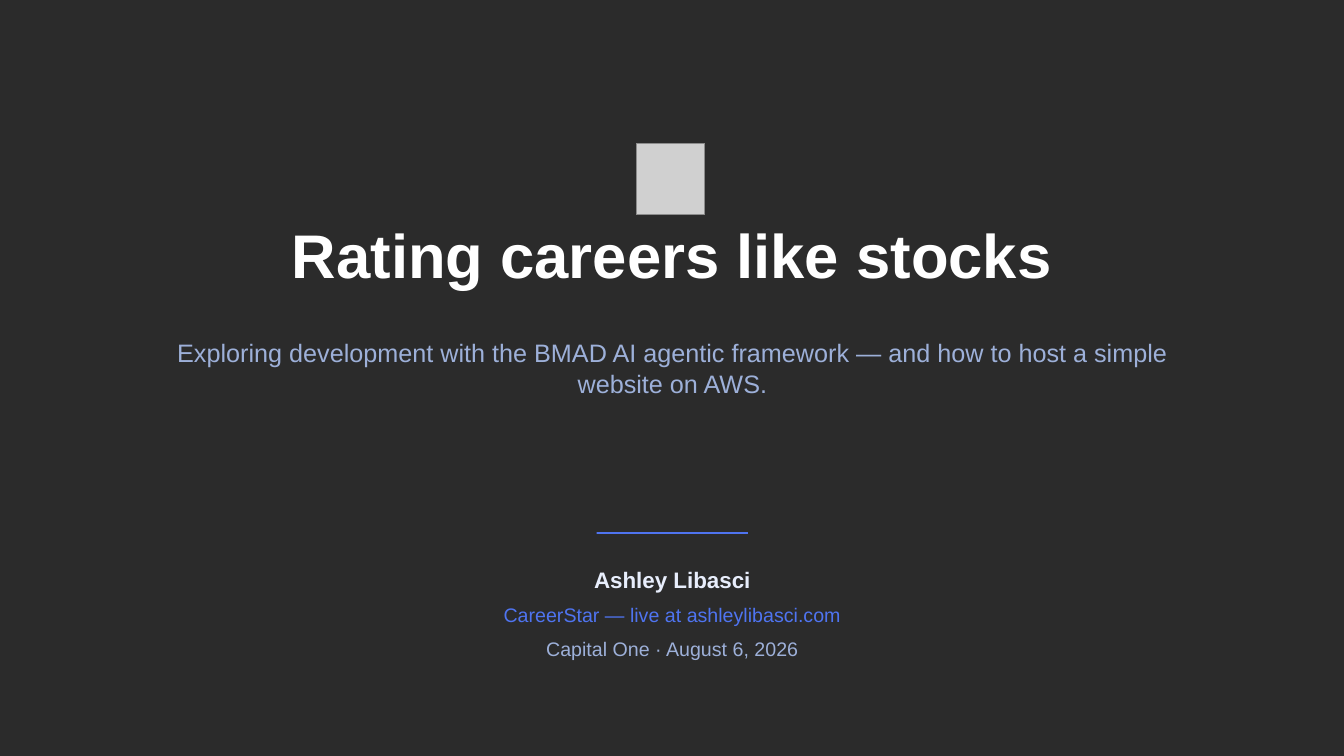
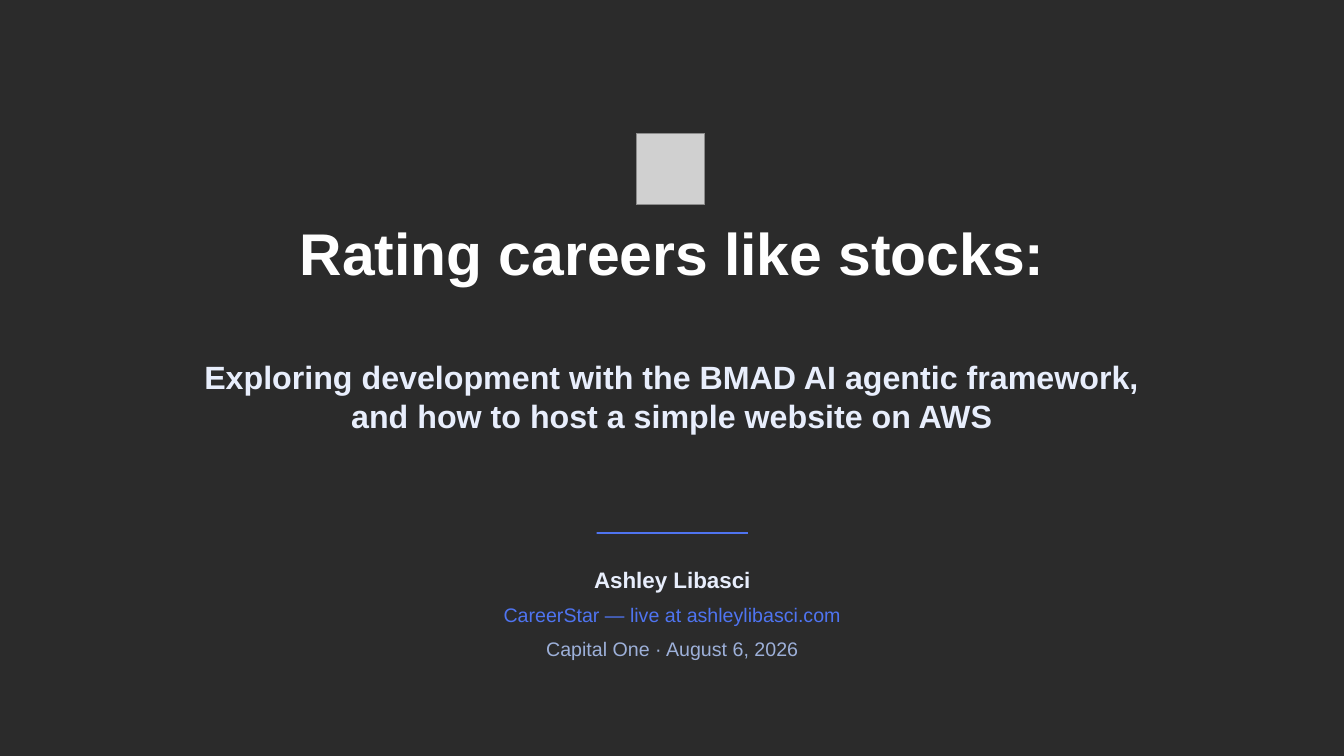
Before and after one commit to ashleylibasci/careerstar, a slide deck: slide 1 of docs/CareerStar-CapitalOne-v10.pptx. Drawn at 1344x756 pixels with LibreOffice and Linux fonts; fonts in the diff are those of the drawing; grey boxes stand for pictures; background and template pictures are left out; a plain dark background stands for a picture behind light text. Boxes give left, top, right and bottom in pixels: in the first picture for what was removed or moved away, otherwise in the second. Text is boxed around its words. In the diff, an @@ line names an element or a change of style, - is before the commit and + after.

```diff
--- a/docs/CareerStar-CapitalOne-v10.pptx
+++ b/docs/CareerStar-CapitalOne-v10.pptx
@@ picture: place and size @@
-picture at [636, 143, 705, 215]
+picture at [636, 133, 705, 205]
@@ text at [204, 232, 1139, 434]: text changed; size 18 to 23 pt; text colour #9DB0D9 to #E8EEFC; bold on @@
-Exploring development with the BMAD AI agentic framework — and how to host a simple website on AWS.
+Rating careers like stocks:
+Exploring development with the BMAD AI agentic framework,
+and how to host a simple website on AWS
@@ title removed at [292, 233, 1051, 290] @@
-Rating careers like stocks
```
Also in this commit, not shown: 1 other slide changed, 17 other files.
